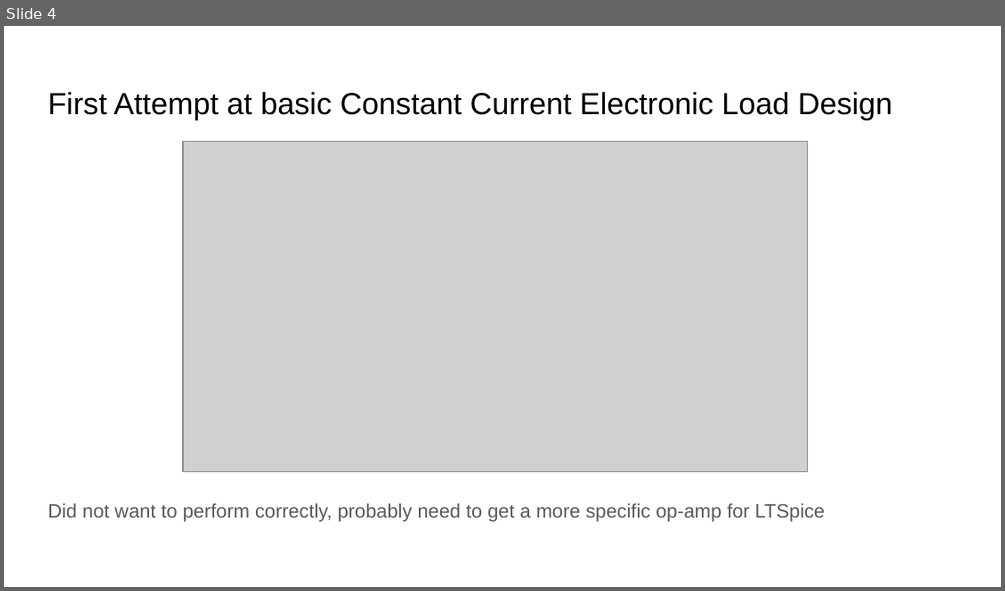
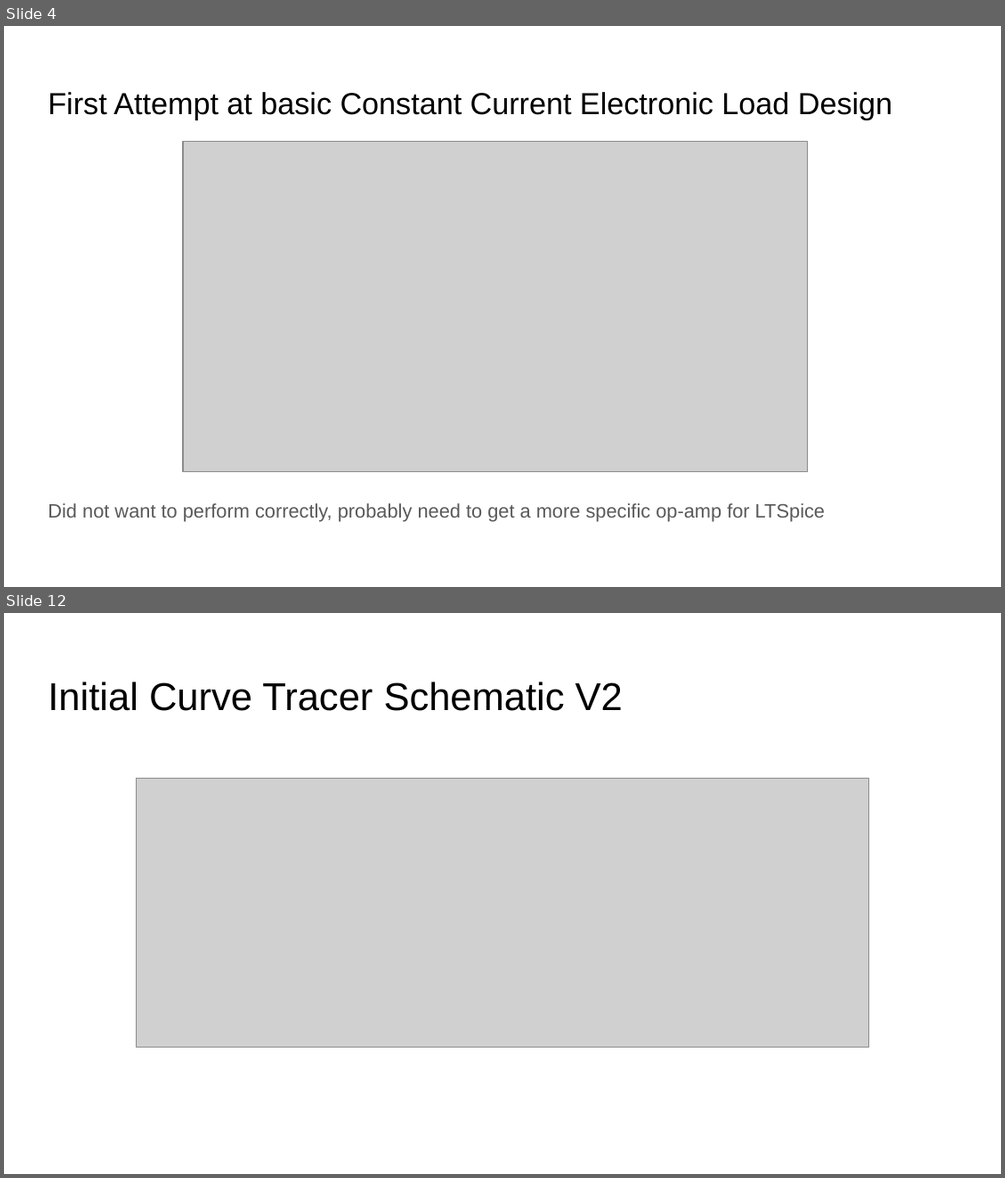
Before and after one commit to Xylot/DAPL, a slide deck: Project Notebook - Group 4/Project Notebook - Group 4/1. Individual/Cooper/Cooper Project Notebook.pptx. Shown one above the other, each under a label of ours: slide 4 before the commit, slides 4 and 12 after it; the slides between them are not shown. The pictures are 1005x591 and 1005x1178 pixels, drawn with LibreOffice and Linux fonts; fonts in the diff are those of the drawing; grey boxes stand for pictures. Boxes give left, top, right and bottom in pixels: in the first picture for what was removed or moved away, otherwise in the second. Text is boxed around its words. In the diff, an @@ line names an element or a change of style, - is before the commit and + after.

```diff
--- a/Project Notebook - Group 4/Project Notebook - Group 4/1. Individual/Cooper/Cooper Project Notebook.pptx
+++ b/Project Notebook - Group 4/Project Notebook - Group 4/1. Individual/Cooper/Cooper Project Notebook.pptx
@@ slide 12 added at [4,613,1001,1174], background #FFFFFF @@
@@ title added at [48,682,623,711], 28 pt, text #000000 @@
+Initial Curve Tracer Schematic V2
@@ picture added at [137,779,868,1047] @@
```
Also in this commit, not shown: 18 other slides added, 17 other files.
